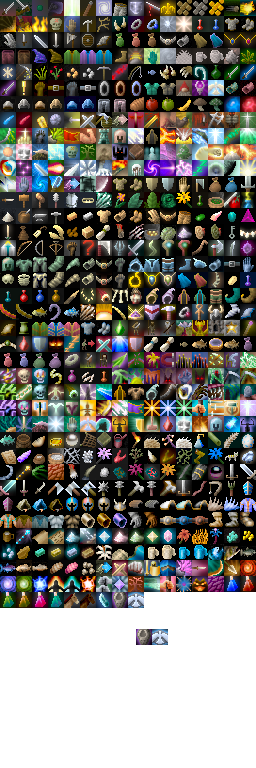
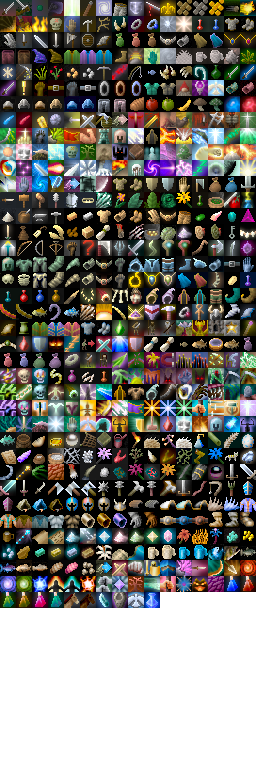
Layered file, before and after one edit (256 × 768). Changes by layer:
painted on "Background" over [136, 593, 168, 645]
painted on "shade" over [144, 592, 160, 608]
